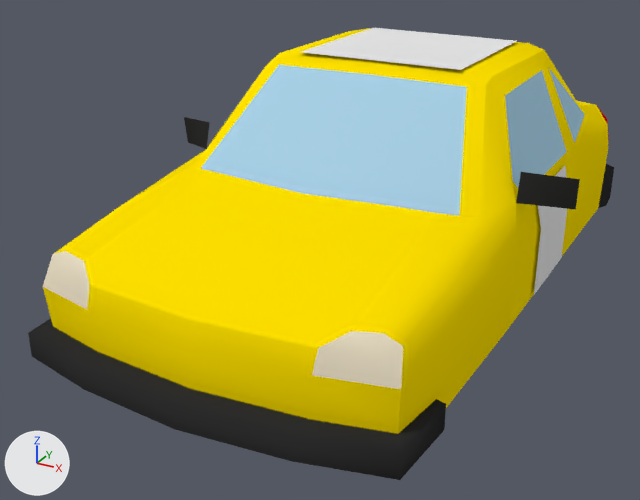
An edit to the Blender file Blends/Vehicles.blend, drawn before and after from the same camera.
Before and after are seen from a 50 mm lens placed at (1.15, -2.52, 1.34), pointed at (-0.12, -0.2, 0.18). Lighting does not change. The marker at lower left points along +X, +Y and +Z.

The first picture shows 'Cookiejar'.
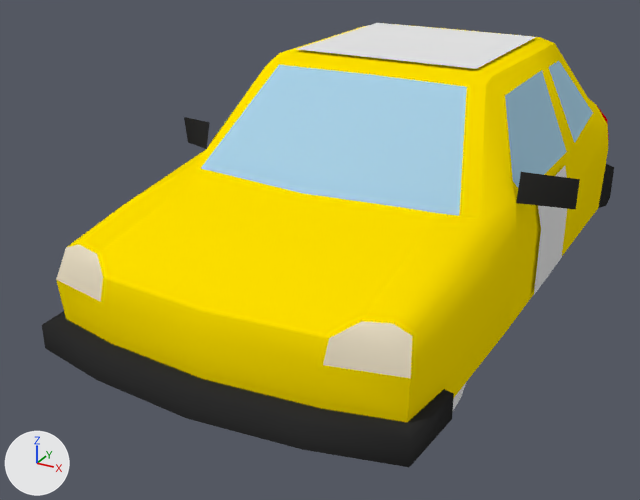
Scene script edits in JSON lines:
```json
{"block": "me_cookiejar", "where": "# used by ob_cookiejar; location = (0.0, 0.0, 0.0)"}
{"op": "remove", "block": "me_cookiejar", "code": "me_cookiejar.from_pydata(...)  # 341 vertices, 187 faces; spans x -0.67..0.67, y -1.14..1.09, z 0.11..0.79"}
{"op": "add", "block": "me_cookiejar", "code": "me_cookiejar.from_pydata(...)  # 390 vertices, 218 faces; spans x -0.67..0.67, y -1.09..1.09, z 0.11..0.79"}
{"block": "me_cookiejar", "change": "me_cookiejar part 1: the loose piece of 23 vertices spanning x -0.56..0.56, y -1.14..-0.83, z 0.11..0.18 is moved by (0.0, 0.05, 0.0)"}
{"block": "me_cookiejar", "change": "me_cookiejar part 2: the loose piece of 13 vertices spanning x -0.52..0.52, y -1.08..-1.0, z 0.18..0.36 is moved by (0.0, 0.05, 0.0)"}
{"block": "me_cookiejar", "change": "me_cookiejar part 3: the loose piece of 7 vertices spanning x 0.33..0.52, y -1.05..-0.97, z 0.3..0.41 is moved by (0.0, 0.05, 0.0)"}
{"block": "me_cookiejar", "change": "me_cookiejar part 4: the loose piece of 7 vertices spanning x -0.52..-0.33, y -1.05..-0.97, z 0.3..0.41 is moved by (0.0, 0.05, 0.0)"}
{"block": "me_cookiejar", "change": "me_cookiejar part 5: the loose piece of 4 vertices spanning x -0.27..0.27, y -0.07..0.47, z 0.78..0.79 is rebuilt with 4 vertices and now spans x -0.31..0.31, y -0.03..0.58, z 0.78..0.79"}
{"block": "me_cookiejar", "change": "me_cookiejar part 6"}
{"block": "me_cookiejar", "change": "43 vertices are removed from x -0.56..0.56, y -1.11..1.04, z 0.11..0.77"}
{"block": "me_cookiejar", "change": "111 faces are deleted"}
{"block": "me_cookiejar", "change": "20 vertices in x -0.53..0.53, y -1.14..-0.83, z 0.11..0.41 move by (0.0, 0.05, 0.0)"}
{"block": "me_cookiejar", "change": "6 vertices in x -0.45..0.35, y 0.5..0.74, z 0.52..0.77 move by (0.0, 0.13, 0.0)"}
{"block": "me_cookiejar", "change": "4 vertices in x -0.52..0.52, y -0.69, z 0.42..0.45 move by (0.0, 0.02, 0.0)"}
{"block": "me_cookiejar", "change": "4 vertices move from x -0.54..0.54, y -0.77..-0.7, z 0.33..0.46 to x -0.54..0.54, y -0.73..-0.67, z 0.33..0.46"}
{"block": "me_cookiejar", "change": "80 vertices are added at x -0.56..0.56, y -1.06..1.04, z 0.11..0.77"}
{"block": "me_cookiejar", "change": "7 new vertices lie (0.0, 0.34, 0.0) away from vertices in x -0.36..0.36, y -0.06..-0.04, z 0.77..0.78"}
{"block": "me_cookiejar", "change": "5 new vertices lie (0.0, 0.05, -0.12) away from vertices in x -0.35..0.35, y 0.99, z 0.48"}
{"block": "me_cookiejar", "change": "82 new faces join them, mat_paint (yellow #ffe200), smooth"}
{"block": "me_cookiejar", "change": "4 new faces join them, mat_glass (blue #a8d1e7), smooth"}
{"block": "me_cookiejar", "change": "44 new faces join them, mat_plastic (black #2e2e2e), smooth"}
{"block": "me_cookiejar", "change": "12 new faces join them, mat_taillights (red #e70004), smooth"}
{"op": "set", "path": "ob_wheel.location", "old": "(0.413, -0.655, 0.185)", "new": "(0.439, -0.655, 0.185)"}
```

Pixel boxes (x1, y1, x2, y2) of what changed, in the pictures (640 x 500 px; the box of a moved part takes in the faces that stretch with it):
```json
{"object": "Cookiejar", "change": "reshaped", "before": [28, 28, 614, 480], "after": [42, 23, 614, 467]}
{"object": "Wheel", "change": "moved", "after": [453, 383, 466, 410], "on screen": "not visible before"}
{"part": 1, "of": "me_cookiejar", "change": "moved or reshaped", "before": [28, 319, 446, 480], "after": [42, 311, 454, 467]}
{"part": 2, "of": "me_cookiejar", "change": "moved or reshaped", "before": [43, 285, 401, 434], "after": [56, 278, 411, 422]}
{"part": 3, "of": "me_cookiejar", "change": "moved or reshaped", "before": [312, 331, 403, 389], "after": [323, 321, 412, 378]}
{"part": 4, "of": "me_cookiejar", "change": "moved or reshaped", "before": [43, 251, 90, 309], "after": [56, 244, 103, 302]}
{"part": 5, "of": "me_cookiejar", "change": "rebuilt", "before": [301, 28, 516, 70], "after": [297, 23, 535, 69], "on screen": "11% wider, 9% taller"}
{"part": 6, "of": "me_cookiejar", "change": "moved or reshaped", "before": [53, 28, 614, 434], "after": [67, 23, 614, 422]}
```
